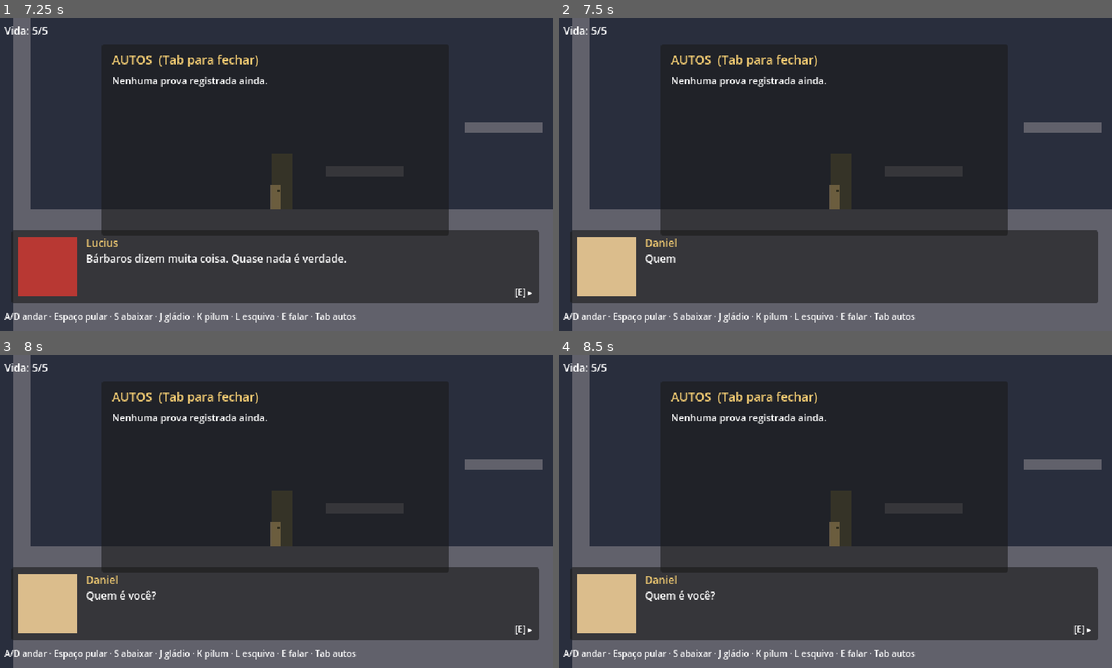
Above: before the commit, frames 1-4 (two rows, left to right).
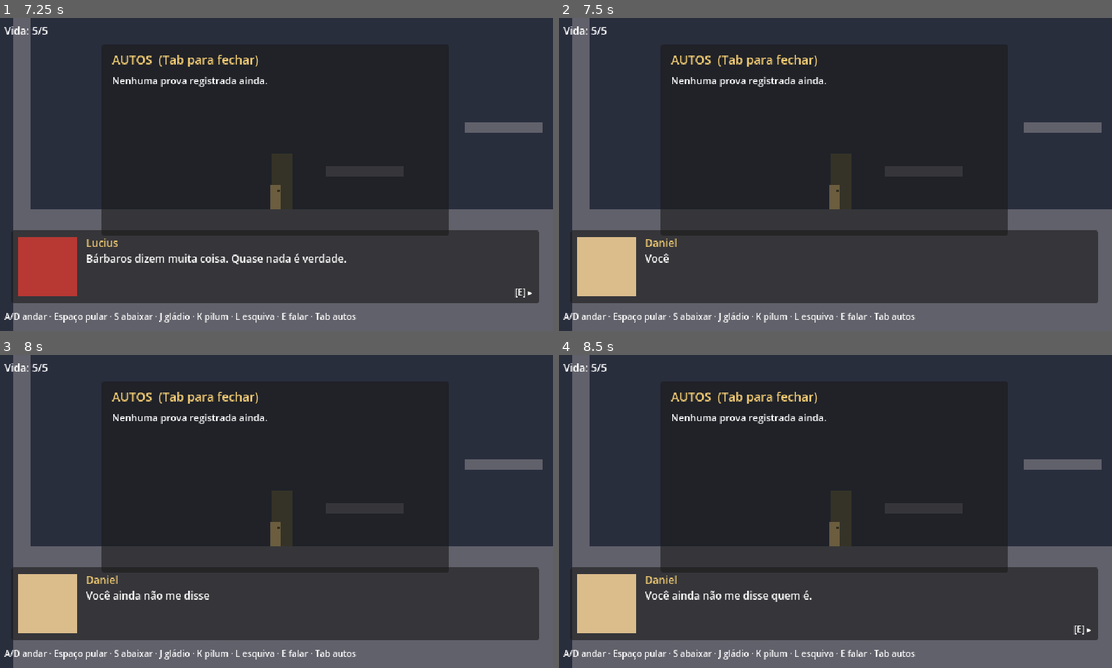
Above: after the commit, the same moments.

Repository: abnersf23-cmd/ultima-veritas
Game: Godot game, scene res://scenes/test_level.tscn
Two runs of this game, one before a commit and one after it. Both use one fixed random seed, a clock stepped at 60 frames per second and the inputs below. This scene is started directly instead of the project's main scene.
Inputs:
- Up to frame 1 (7.25 s): tap Enter at 0.5, 4.25, 5.75 s; hold D (move_right) 0.53-2.03 s; tap J (attack) at 0.6, 1.55, 2.1, 3.05, 4.55, 6.05 s; tap Space (jump) at 0.77, 1.52, 3.02, 3.5, 3.77, 4.52, 5, 6.02, 6.77 s; tap K (throw) at 0.8, 1.35, 2.3, 3.8, 5.3, 5.85, 6.8 s; hold A (move_left) 2.03-2.78 s; hold D (move_right) 2.78-4.28 s; tap S (crouch) at 2.85 s; tap L (dodge) at 3.6 s; hold A (move_left) 4.28-5.03 s; tap E (interact) at 4.35 s; hold D (move_right) 5.03-5.78 s; tap Tab (records) at 5.1 s; hold A (move_left) from 5.78 s (still down); tap Shift at 6.6 s
- Up to frame 2 (7.5 s): release A (move_left) at 7.28 s; hold D (move_right) from 7.28 s (still down); tap Enter at 7.35 s
- Up to frame 3 (8 s): keep holding D (move_right); tap Space (jump) at 7.52 s; tap J (attack) at 7.55 s
- Up to frame 4 (8.5 s): keep holding D (move_right); tap J (attack) at 8.1 s; tap K (throw) at 8.3 s

Frame 1 is identical in both runs. In frame 2, 0.1% of the frame differs, in the area x 15-22%, y 75-79%; in frame 3, 0.4%; in frame 4, 0.4%, in the area x 15-46%, y 75-79%.

Commit message:
Fronteira: Daniel desconfia de Lucius, só o gládio e emboscada mais clara
- Bárbaros surgem e ficam parados durante a fala; atacam depois
- "Daniel, cuidado! Abaixa!": o grito vem antes, depois o machado
- Daniel questiona Lucius antes de aceitar a arma e no resgate
- Lucius entrega só o gládio; o pilum fica para mais adiante
- Arremessador sai da Fronteira e vai para a fase de teste
- Lucius anda até Daniel sem pressa depois da luta

Co-Authored-By: Claude Opus 5.5 (1M context) <noreply@anthropic.com>
Claude-Session: https://claude.ai/code/session_01LNbMCfdpoAUtZSkugZXdSH

Diff:
--- a/scenes/frontier.tscn
+++ b/scenes/frontier.tscn
@@ -28,18 +28,19 @@
 position = Vector2(0, -1)
 
 [node name="Barbarian1" parent="." groups=["ambush"] instance=ExtResource("3_enemy")]
-position = Vector2(1200, -1)
+position = Vector2(1120, -1)
+chase_distance = 400.0
 active = false
 
 [node name="Barbarian2" parent="." groups=["ambush"] instance=ExtResource("3_enemy")]
-position = Vector2(1300, -1)
+position = Vector2(1190, -1)
+chase_distance = 400.0
 active = false
 
-[node name="AxeThrower" parent="." groups=["ambush"] instance=ExtResource("3_enemy")]
-position = Vector2(1410, -1)
-max_health = 2
+[node name="Barbarian3" parent="." groups=["ambush"] instance=ExtResource("3_enemy")]
+position = Vector2(1270, -1)
+chase_distance = 400.0
 active = false
-throws_axes = true
 
 [node name="AmbushTrigger" type="Area2D" parent="."]
 position = Vector2(1000, 0)
@@ -73,7 +74,7 @@
 offset_bottom = 60.0
 theme_override_colors/font_color = Color(0.95, 0.8, 0.45, 1)
 theme_override_font_sizes/font_size = 14
-text = "Gládio e pilum recebidos"
+text = "Gládio recebido"
 horizontal_alignment = 1
 
 [node name="EndLabel" type="Label" parent="HUD"]
--- a/scenes/test_level.tscn
+++ b/scenes/test_level.tscn
@@ -16,6 +16,11 @@
 
 [node name="Barbarian2" parent="." instance=ExtResource("3_enemy")]
 position = Vector2(950, -1)
+
+[node name="AxeThrower" parent="." instance=ExtResource("3_enemy")]
+position = Vector2(1150, -1)
+max_health = 2
+throws_axes = true
 
 [node name="RescueDialogue" type="Area2D" parent="."]
 position = Vector2(90, 0)
--- a/scripts/dialogue_data.gd
+++ b/scripts/dialogue_data.gd
@@ -17,19 +17,22 @@
 		{"speaker": "Daniel", "text": "Calma. Pensa como advogado: primeiro os fatos, depois as conclusões."},
 	],
 	"fronteira_emboscada": [
-		{"speaker": "Narrador", "text": "Vultos se movem dentro da neblina."},
+		{"speaker": "Narrador", "text": "Vultos saem da neblina. Três homens, armados, olhando direto para Daniel.", "event": "barbaros_aparecem"},
 		{"speaker": "Bárbaro", "text": "É ele! Levem-no para casa!", "record": true},
-		{"speaker": "Lucius", "text": "Daniel, abaixa!", "record": true, "event": "lucius_aparece"},
+		{"speaker": "Lucius", "text": "Daniel, cuidado! Abaixa!", "record": true, "event": "lucius_aparece"},
+		{"speaker": "Daniel", "text": "Espera, espera! Quem é você? Por que eu deveria confiar em você?"},
+		{"speaker": "Lucius", "text": "Eles querem te levar. Eu quero te tirar daqui vivo. Escolhe rápido."},
+		{"speaker": "Lucius", "text": "Toma, segura isso.", "event": "lucius_entrega_arma"},
 		{"speaker": "Daniel", "text": "Eu nunca segurei uma espada na vida!"},
-		{"speaker": "Lucius", "text": "Então aprende agora. Toma meu gládio e o pilum.", "event": "lucius_entrega_arma"},
-		{"speaker": "Lucius", "text": "J para o gládio, K para arremessar o pilum, L para esquivar. Se vier machado, abaixa com S."},
+		{"speaker": "Lucius", "text": "Então aprende agora. J para golpear, L para esquivar. Fica perto de mim."},
 	],
 	"fronteira_resgate": [
 		{"speaker": "Lucius", "text": "Por pouco. Bárbaros não costumam errar duas vezes."},
 		{"speaker": "Daniel", "text": "Ele disse \"levem-no para casa\". Casa de quem?"},
 		{"speaker": "Lucius", "text": "Bárbaros dizem muita coisa. Quase nada é verdade."},
-		{"speaker": "Daniel", "text": "Quem é você?"},
+		{"speaker": "Daniel", "text": "Você ainda não me disse quem é."},
 		{"speaker": "Lucius", "text": "Lucius, da guarda da fronteira. Eu estava de patrulha. Foi o destino que me trouxe até aqui.", "record": true},
-		{"speaker": "Lucius", "text": "Vamos. Roma vai querer conhecer você."},
+		{"speaker": "Daniel", "text": "Destino. Claro."},
+		{"speaker": "Lucius", "text": "Pode desconfiar o quanto quiser. Mas é melhor desconfiar vivo. Vamos, Roma vai querer conhecer você."},
 	],
 }
--- a/scripts/enemy.gd
+++ b/scripts/enemy.gd
@@ -51,15 +51,26 @@
 		_set_awake(false)
 
 
-## Faz o bárbaro sair da neblina e entrar na luta.
+## Faz o bárbaro surgir da neblina, ainda parado (por exemplo, durante um diálogo).
+func appear() -> void:
+	if visible:
+		return
+	_player = get_tree().get_first_node_in_group("player")
+	if _player:
+		direction = 1 if _player.global_position.x > global_position.x else -1
+		visual.scale.x = direction
+	modulate.a = 0.0
+	show()
+	create_tween().tween_property(self, "modulate:a", 1.0, 0.4)
+
+
+## Faz o bárbaro entrar na luta (surge antes, se ainda estiver escondido).
 func activate() -> void:
 	if active:
 		return
+	appear()
 	active = true
 	_set_awake(true)
-	modulate.a = 0.0
-	show()
-	create_tween().tween_property(self, "modulate:a", 1.0, 0.4)
 
 
 func _set_awake(awake: bool) -> void:
--- a/scripts/frontier.gd
+++ b/scripts/frontier.gd
@@ -23,12 +23,15 @@
 ## Se Daniel morrer na luta, ele volta aqui em vez do começo da fase.
 const CHECKPOINT := Vector2(940, -1)
 
+## Velocidade de Lucius andando depois da luta (Daniel corre a 130).
+const LUCIUS_WALK_SPEED := 70.0
+
 const FOG_CALM := 0.12
 const FOG_THICK := 0.26
 const FOG_CLEAR := 0.04
 const GROUND_COLOR := Color(0.27, 0.24, 0.21)
 const CONTROLS_UNARMED := "A/D andar · Espaço pular · S abaixar · L esquiva · E falar · Tab autos"
-const CONTROLS_ARMED := "A/D andar · Espaço pular · S abaixar · J gládio · K pilum · L esquiva · E falar · Tab autos"
+const CONTROLS_ARMED := "A/D andar · Espaço pular · S abaixar · J gládio · L esquiva · E falar · Tab autos"
 
 ## Continua valendo quando a cena recarrega depois da morte.
 static var reached_ambush := false
@@ -59,6 +62,8 @@
 	lucius.hide()
 	end_label.hide()
 	item_label.hide()
+	# Na Fronteira Daniel só ganha o gládio; o pilum vem mais adiante.
+	player.has_pilum = false
 	_set_armed(reached_ambush)
 
 	for enemy in get_tree().get_nodes_in_group("ambush"):
@@ -92,13 +97,20 @@
 
 func _on_line_started(line: Dictionary) -> void:
 	match line.get("event", ""):
+		"barbaros_aparecem":
+			for enemy in get_tree().get_nodes_in_group("ambush"):
+				enemy.appear()
 		"lucius_aparece":
-			player.duck(0.8)
-			_throw_axe_over_player()
+			# Primeiro o grito, depois Daniel se abaixa e só então o machado passa.
 			_show_lucius()
+			var tween := create_tween()
+			tween.tween_interval(0.7)
+			tween.tween_callback(player.duck.bind(1.2))
+			tween.tween_interval(0.25)
+			tween.tween_callback(_throw_axe_over_player)
 		"lucius_entrega_arma":
 			_set_armed(true)
-			_show_item("Gládio e pilum recebidos")
+			_show_item("Gládio recebido")
 
 
 func _on_dialogue_finished(id: String) -> void:
@@ -126,16 +138,20 @@
 		return
 	_arena_wall.queue_free()
 	_set_fog(FOG_CALM, 1.5)
-	# Lucius vai até Daniel antes de falar.
-	var target_x := player.global_position.x - 30.0
+	# Lucius respira e vai andando até Daniel, sem pressa, antes de falar.
+	var side := -1.0 if lucius.global_position.x < player.global_position.x else 1.0
+	var target_x := player.global_position.x + side * 30.0
+	var distance := absf(target_x - lucius.global_position.x)
+	lucius.scale.x = -side # vira de frente para Daniel
 	var tween := create_tween()
-	tween.tween_property(lucius, "global_position:x", target_x, 0.6)
-	tween.tween_interval(0.5)
+	tween.tween_interval(0.8)
+	tween.tween_property(lucius, "global_position:x", target_x, clampf(distance / LUCIUS_WALK_SPEED, 0.4, 3.5))
+	tween.tween_interval(0.4)
 	tween.tween_callback(Dialogue.start.bind("fronteira_resgate"))
 
 
 func _set_armed(value: bool) -> void:
-	player.armed = value
+	player.has_sword = value
 	controls_label.text = CONTROLS_ARMED if value else CONTROLS_UNARMED
 
 
--- a/scripts/player.gd
+++ b/scripts/player.gd
@@ -31,8 +31,10 @@
 @export var crouch_height := 14.0
 
 @export_group("Combate")
-## Sem armas, J e K não fazem nada. Na Fronteira, Lucius entrega o gládio e o pilum.
-@export var armed := true
+## Sem o gládio, J não faz nada. Na Fronteira, Lucius entrega o gládio.
+@export var has_sword := true
+## Sem o pilum, K não faz nada. Daniel ganha o pilum mais adiante na história.
+@export var has_pilum := true
 @export var max_health := 5
 @export var sword_damage := 1
 @export var attack_duration := 0.18
@@ -147,9 +149,9 @@
 
 	_handle_jump()
 
-	if armed and Input.is_action_just_pressed("attack") and _attack_cooldown_timer <= 0.0:
+	if has_sword and Input.is_action_just_pressed("attack") and _attack_cooldown_timer <= 0.0:
 		_start_attack()
-	elif armed and Input.is_action_just_pressed("throw") and _pilum_cooldown_timer <= 0.0:
+	elif has_pilum and Input.is_action_just_pressed("throw") and _pilum_cooldown_timer <= 0.0:
 		_throw_pilum()
 	elif Input.is_action_just_pressed("dodge") and _dodge_cooldown_timer <= 0.0 and is_on_floor():
 		_start_dodge()
Not shown, changed: README.md
